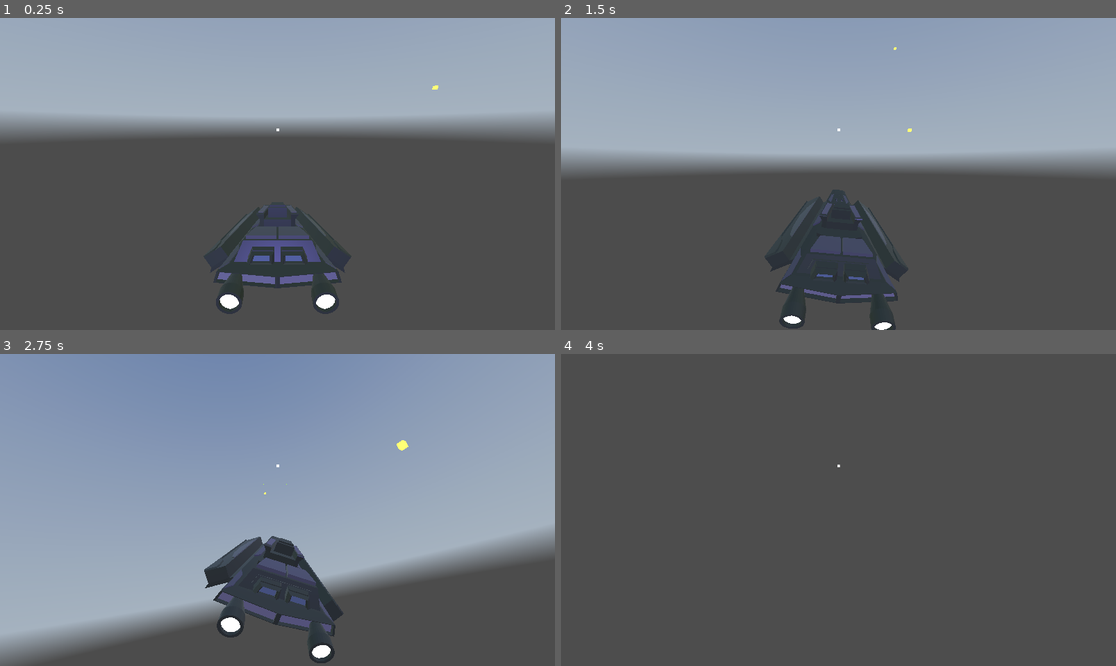
Above: before the commit, frames 1-4 (two rows, left to right).
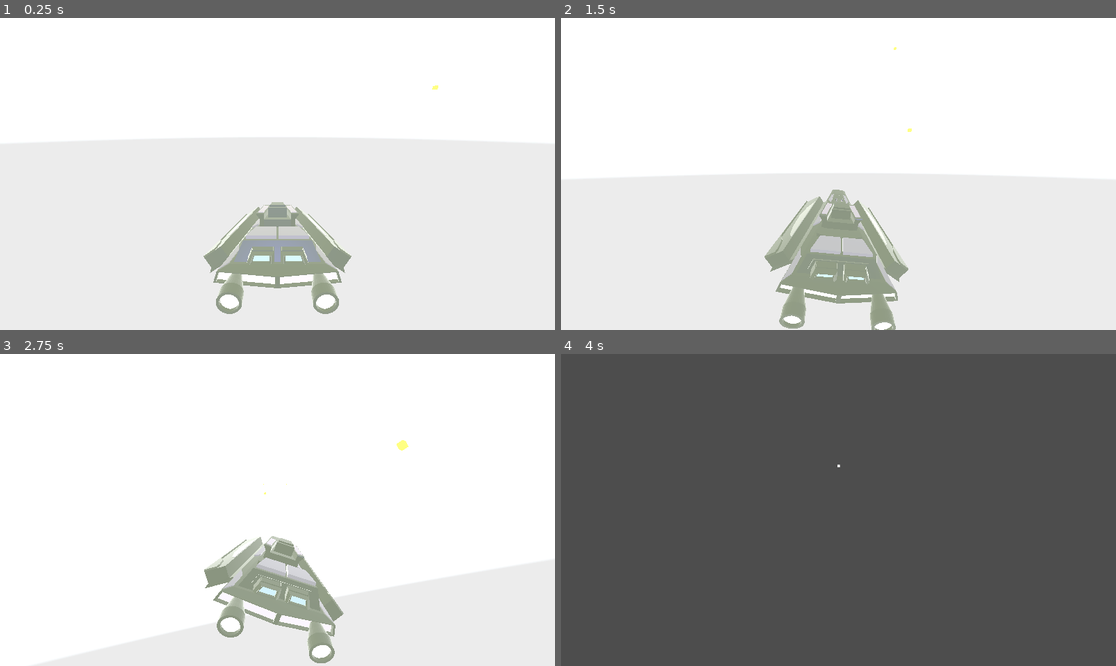
Above: after the commit, the same moments.

Repository: fixitman/g-multi
Game: Godot game, scene res://scenes/3d.tscn
Same seed, same stepped clock (60 frames per second), same inputs: the game is played once before the commit and once after it. The engine's default icon, where the game draws it, is replaced by a stand-in: a white triangle on a blue panel in a dark square. A sky picture missing from this copy of the repository is replaced by a grey-blue gradient.
Inputs (mouse positions are in pixels of both pictures, inside the frame that each line leads up to):
- Up to frame 1 (0.25 s): no input
- Up to frame 2 (1.5 s): tap Enter (ui_accept) at 0.5, 0.77 s; move the mouse to (960, 158) at 0.52 s; hold Right (right) 0.53-1.28 s; hold Space (shoot) 0.53-1.28 s; click (960, 158) at 0.67 s; move the mouse to (727, 189) at 1.27 s; hold Down (down) from 1.28 s (still down); tap Space (shoot) at 1.35 s
- Up to frame 3 (2.75 s): tap Enter (ui_accept) at 1.52 s; move the mouse to (333, 441) at 2.02 s; release Down (down) at 2.03 s; hold Right (right) from 2.03 s (still down); hold Space (shoot) from 2.03 s (still down)
- Up to frame 4 (4 s): move the mouse to (810, 572) at 2.77 s; release Right (right) at 2.78 s; release Space (shoot) at 2.78 s; hold Up (up) 2.78-3.53 s; tap Space (shoot) at 2.85 s; click (810, 572) at 2.92 s; tap Enter (ui_accept) at 3.02, 3.5, 3.77 s; move the mouse to (1005, 556) at 3.52 s; hold Left (left) from 3.53 s (still down); hold Space (shoot) from 3.53 s (still down)

The runs differ from the first frame. In frame 1, 100% of the frame differs, in the area x 0-100%, y 0-100%; in frame 2, 100%; in frame 3, 100%; in frame 4, nothing differs.

Commit message:
little tweaks

Diff:
--- a/scenes/3d.tscn
+++ b/scenes/3d.tscn
@@ -10,11 +10,15 @@
 panorama = ExtResource("2_yhftu")
 
 [sub_resource type="Sky" id="Sky_jauas"]
+resource_local_to_scene = true
 sky_material = SubResource("PanoramaSkyMaterial_kyai6")
 
 [sub_resource type="Environment" id="Environment_rtr0i"]
 background_mode = 2
+background_energy_multiplier = 3.1
 sky = SubResource("Sky_jauas")
+ambient_light_color = Color(0.213084, 0.609375, 0.152319, 1)
+ambient_light_energy = 0.0
 
 [node name="3D" type="Node3D"]
 script = ExtResource("1_yhftu")
--- a/scenes/ship.tscn
+++ b/scenes/ship.tscn
@@ -7,7 +7,7 @@
 size = Vector3(18, 10, 30)
 
 [sub_resource type="SphereShape3D" id="SphereShape3D_2gnfn"]
-radius = 50.0
+radius = 1.0
 
 [node name="ship" type="CharacterBody3D"]
 transform = Transform3D(25, 0, 0, 0, 25, 0, 0, 0, 25, 0, 0, 0)
@@ -46,7 +46,6 @@
 margin = 0.4
 max_results = 2
 collide_with_areas = true
-debug_shape_custom_color = Color(0, 0.894118, 0, 1)
 
 [node name="firing_timeout" type="Timer" parent="."]
 
--- a/scripts/box.gd
+++ b/scripts/box.gd
@@ -14,5 +14,5 @@
 	mesh.hide()
 	collision_shape_3d.disabled = true
 	e.explode()
-	await get_tree().create_timer(2)
+	#await get_tree().create_timer(2)
 	queue_free()
